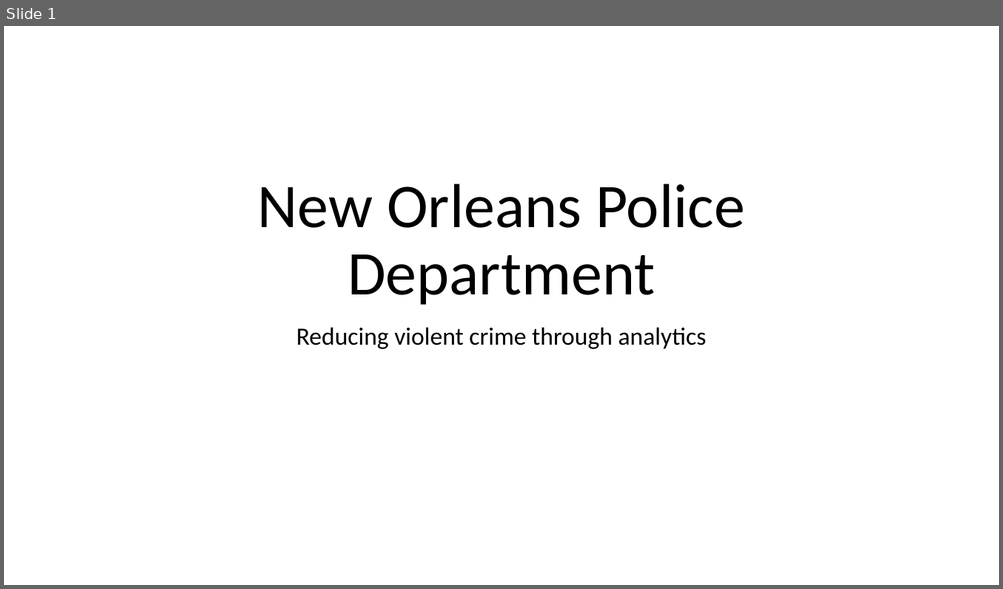
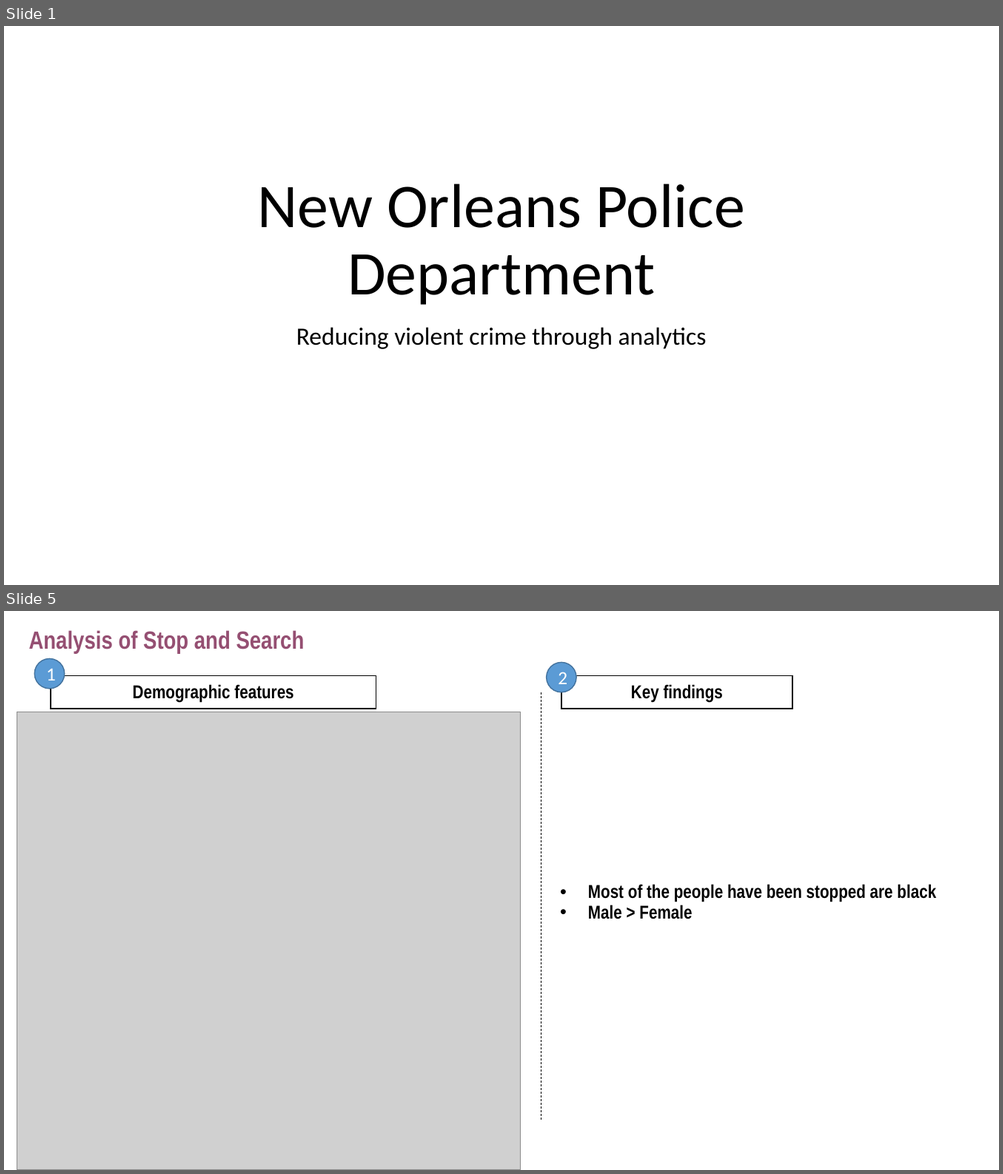
Before and after one commit to nikhilba/NOLA, a slide deck: Presentation/NOLA_Midterm_Presentation.pptx. Shown one above the other, each under a label of ours: slide 1 before the commit, slides 1 and 5 after it; the slides between them are not shown. The pictures are 1003x589 and 1003x1174 pixels, drawn with LibreOffice and Linux fonts; fonts in the diff are those of the drawing; grey boxes stand for pictures. Boxes give left, top, right and bottom in pixels: in the first picture for what was removed or moved away, otherwise in the second. Text is boxed around its words. In the diff, an @@ line names an element or a change of style, - is before the commit and + after.

```diff
--- a/Presentation/NOLA_Midterm_Presentation.pptx
+++ b/Presentation/NOLA_Midterm_Presentation.pptx
@@ slide 5 added at box(4, 611, 999, 1170), background #FFFFFF @@
@@ title added at box(29, 630, 304, 654), 24 pt, text #954F72, bold @@
+Analysis of Stop and Search
@@ ellipse added at box(34, 659, 65, 689), fill #5B9BD5, outline #43739E 1 pt, 18 pt, text #FFFFFF @@
+1
@@ rectangle added at box(51, 676, 376, 709), fill #FFFFFF, outline #000000 1 pt, 18 pt, text #000000, bold @@
+Demographic features
@@ ellipse added at box(546, 663, 576, 692), fill #5B9BD5, outline #43739E 1 pt, 18 pt, text #FFFFFF @@
+2
@@ rectangle added at box(561, 676, 793, 709), fill #FFFFFF, outline #000000 1 pt, 18 pt, text #000000, bold @@
+Key findings
@@ line added from (540, 692) to (540, 1122), #000000 0.5 pt dashed @@
@@ picture added at box(17, 712, 521, 1170) @@
@@ rectangle added at box(552, 886, 965, 919), fill #FFFFFF, 18 pt, text #000000, bold @@
+• Most of the people have been stopped are black
+• Male > Female
```
Also in this commit, not shown: 1 slide changed, 8 other slides added.
